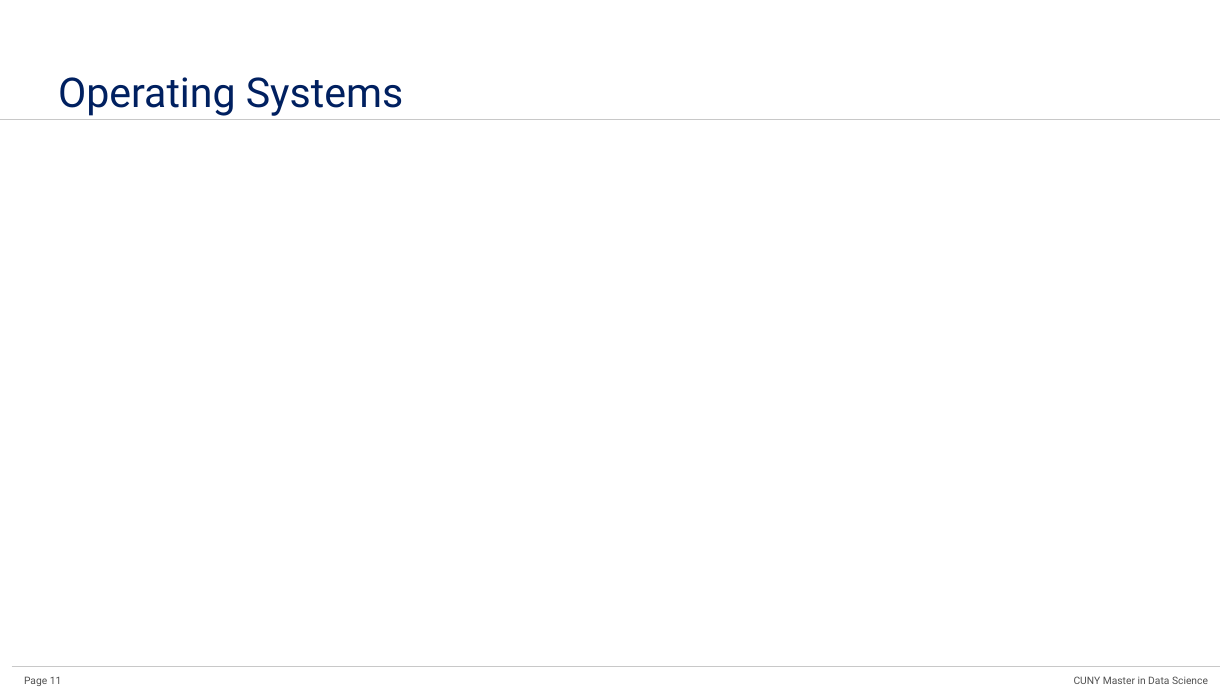
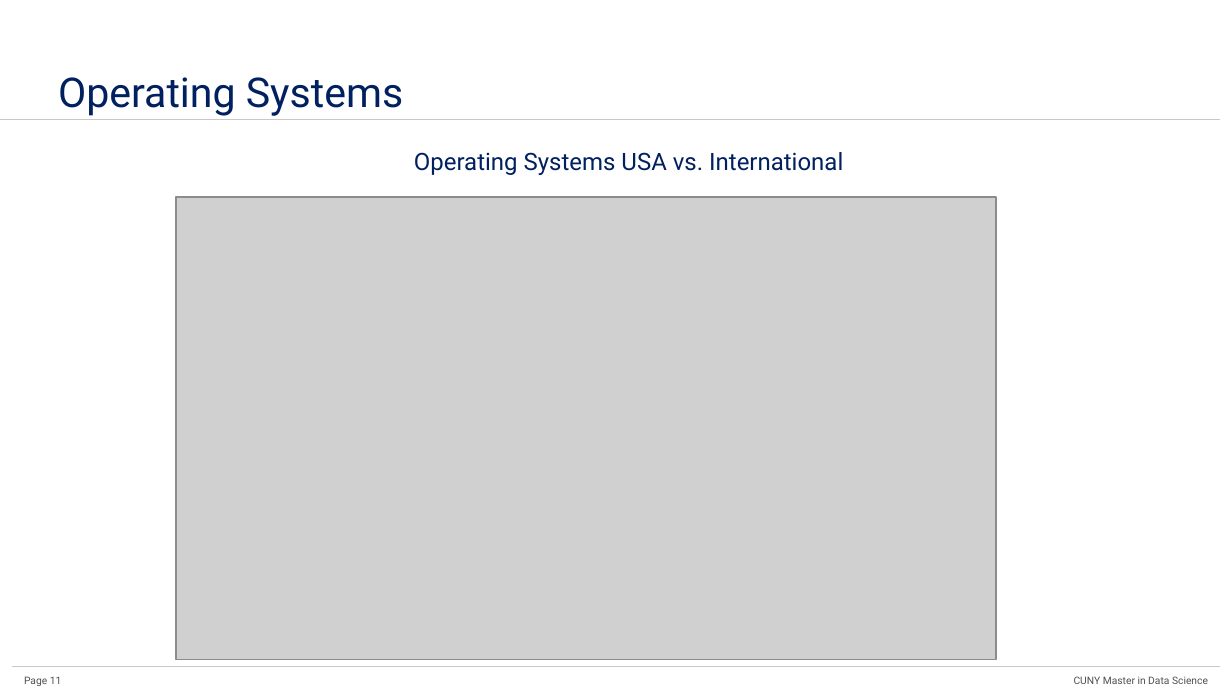
Before and after one commit to hillt5/Project-3-DATA-607, a slide deck: slide 11 of 04Presentation/Data607_Project3_Data_Science_Skills.pptx. Drawn at 1232x693 pixels with LibreOffice and Linux fonts; fonts in the diff are those of the drawing; grey boxes stand for pictures. Boxes give left, top, right and bottom in pixels: in the first picture for what was removed or moved away, otherwise in the second. Text is boxed around its words. In the diff, an @@ line names an element or a change of style, - is before the commit and + after.

```diff
--- a/04Presentation/Data607_Project3_Data_Science_Skills.pptx
+++ b/04Presentation/Data607_Project3_Data_Science_Skills.pptx
@@ text added at (414, 152, 843, 175), 14 pt, text #002060 @@
+Operating Systems USA vs. International
@@ picture added at (176, 197, 997, 660) @@
```
Also in this commit, not shown: 2 other slides changed.
